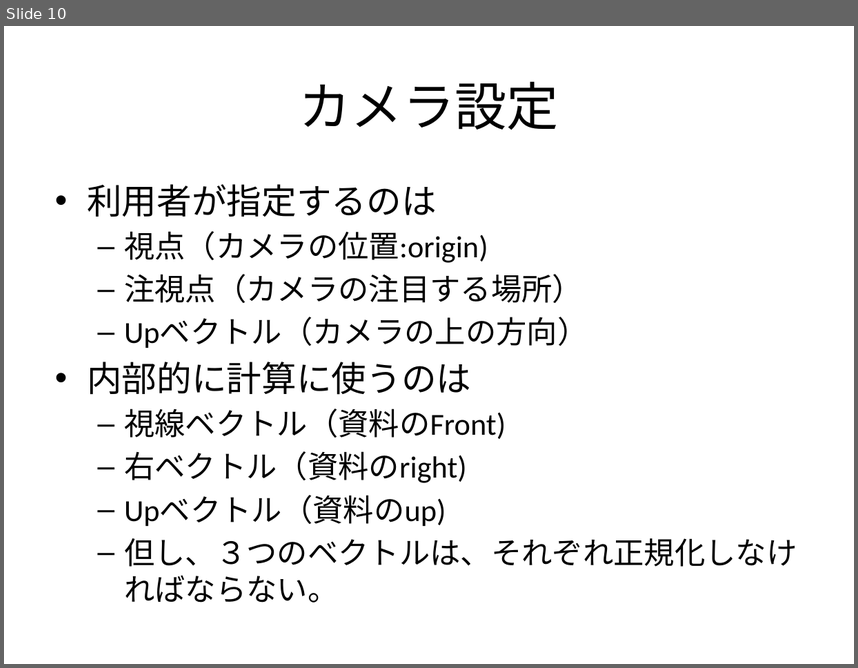
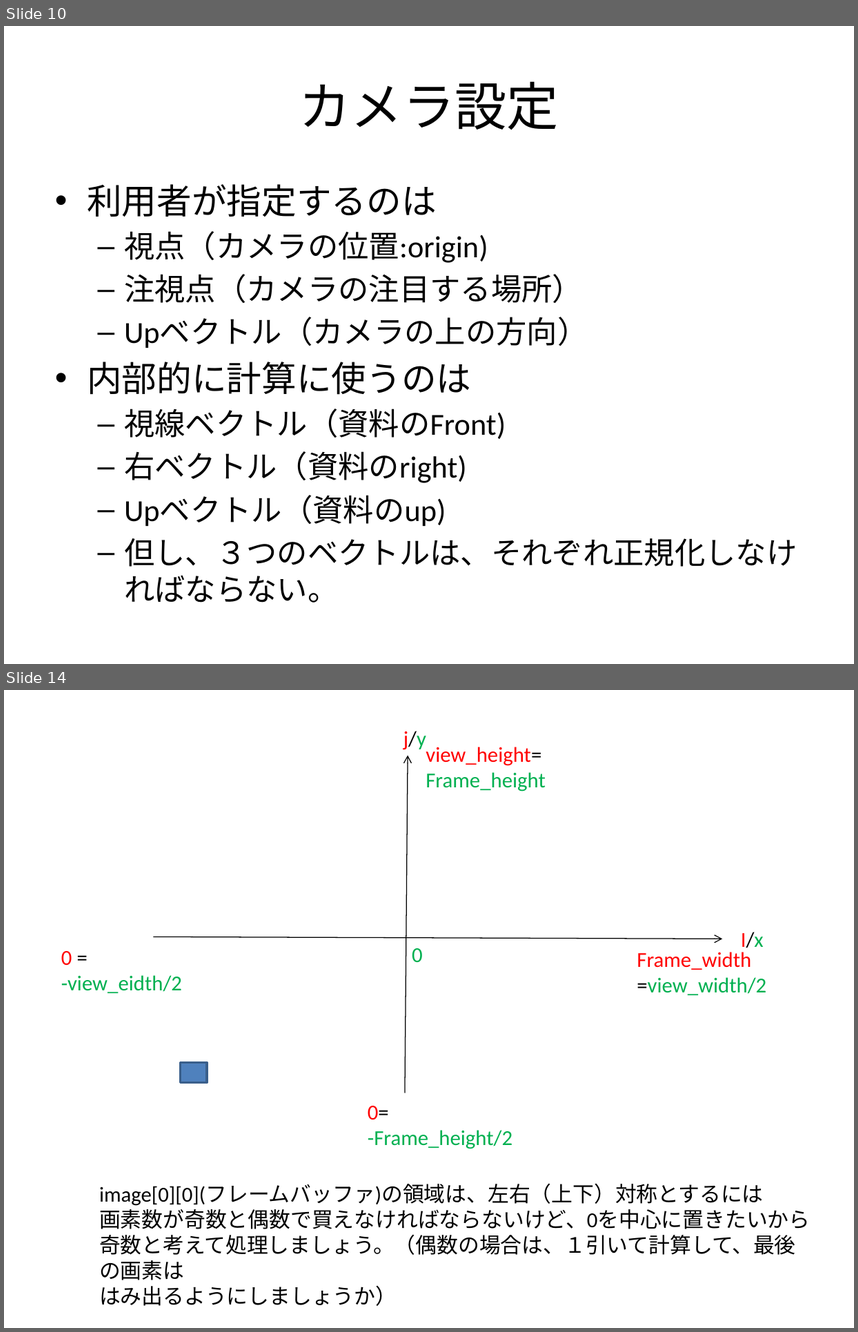
Before and after one commit to tymob/standard_render, a slide deck: Design20161208.pptx. Shown one above the other, each under a label of ours: slide 10 before the commit, slides 10 and 14 after it; the slides between them are not shown. The pictures are 858x668 and 858x1332 pixels, drawn with LibreOffice and Linux fonts; fonts in the diff are those of the drawing. Boxes give left, top, right and bottom in pixels: in the first picture for what was removed or moved away, otherwise in the second. Text is boxed around its words. In the diff, an @@ line names an element or a change of style, - is before the commit and + after.

```diff
--- a/Design20161208.pptx
+++ b/Design20161208.pptx
@@ slide 14 added at <box>4,690,854,1328</box>, background #FFFFFF @@
@@ text added at <box>404,731,426,750</box>, 18 pt, text #FF0000 @@
+j/y
@@ text added at <box>426,747,545,791</box>, 18 pt, text #00B050 @@
+view_height=
+Frame_height
@@ arrow added from (406, 1093) to (408, 756), #000000 0.75 pt @@
@@ arrow added from (154, 936) to (722, 939), #000000 0.75 pt @@
@@ text added at <box>741,931,764,952</box>, 18 pt, text #FF0000 @@
+I/x
@@ text added at <box>61,951,182,993</box>, 18 pt, text #00B050 @@
+0 =
+-view_eidth/2
@@ text added at <box>412,948,423,963</box>, 18 pt, text #00B050 @@
+0
@@ text added at <box>637,952,766,995</box>, 18 pt, text #00B050 @@
+Frame_width
+=view_width/2
@@ rectangle added at <box>180,1063,206,1083</box>, fill #4F81BD, outline #3A5F8C 2 pt @@
@@ text added at <box>368,1105,513,1149</box>, 18 pt, text #00B050 @@
+0=
+-Frame_height/2
@@ text added at <box>99,1183,810,1305</box>, 18 pt, text #000000 @@
+image[0][0](フレームバッファ)の領域は、左右（上下）対称とするには
+画素数が奇数と偶数で買えなければならないけど、0を中心に置きたいから
+奇数と考えて処理しましょう。（偶数の場合は、１引いて計算して、最後の画素は
+はみ出るようにしましょうか）
```
Also in this commit, not shown: 1 slide changed, 6 other slides added.
